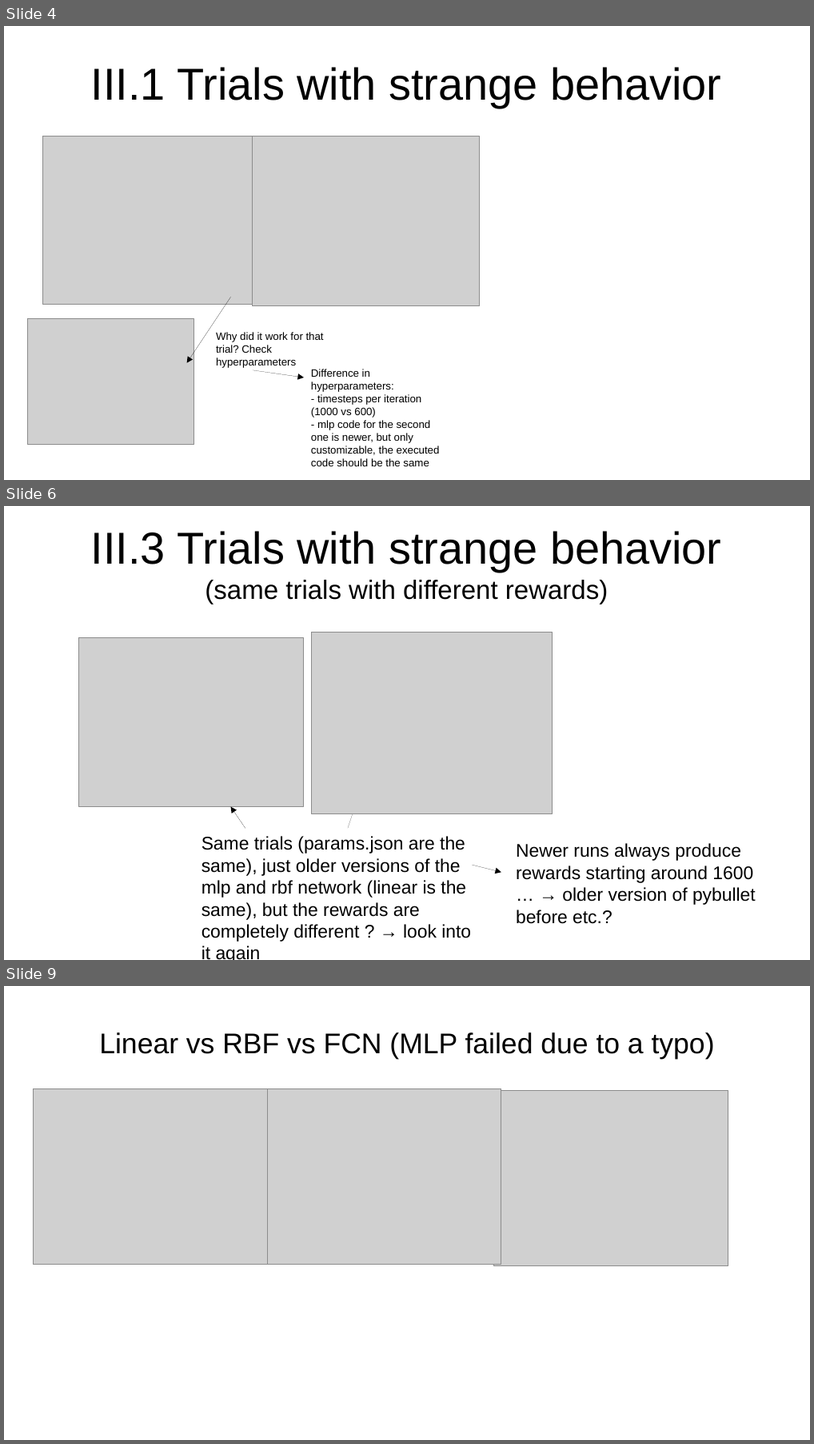
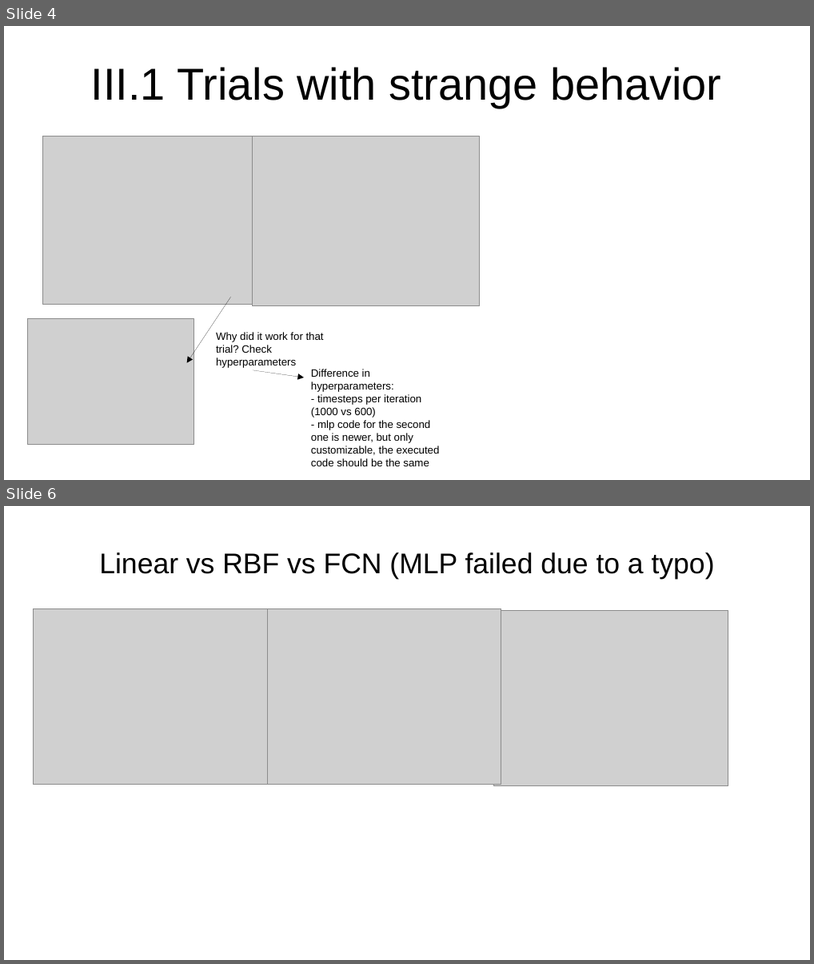
Before and after one commit to sgillen/seagul, a slide deck: seagul/rllib/rllib_with_rbf/Temporary_Results.odp. Shown one above the other, each under a label of ours: slides 4, 6 and 9 before the commit, slides 4 and 6 after it; the slides between them are not shown. The pictures are 814x1444 and 814x964 pixels, drawn with LibreOffice and Linux fonts; fonts in the diff are those of the drawing; grey boxes stand for pictures. Boxes give left, top, right and bottom in pixels: in the first picture for what was removed or moved away, otherwise in the second. Text is boxed around its words. In the diff, an @@ line names an element or a change of style, - is before the commit and + after.

Commit message:
presentation and params edited

```diff
--- a/seagul/rllib/rllib_with_rbf/Temporary_Results.odp
+++ b/seagul/rllib/rllib_with_rbf/Temporary_Results.odp
@@ slide 6 removed at <box>4,506,810,960</box>, background #FFFFFF @@
@@ title removed at <box>91,531,722,604</box> @@
-III.3 Trials with strange behavior
-(same trials with different rewards)
@@ picture removed at <box>78,638,304,807</box> @@
@@ picture removed at <box>311,632,553,813</box> @@
@@ arrow removed from (246, 828) to (231, 807) @@
@@ arrow removed from (348, 828) to (355, 806) @@
@@ text removed at <box>202,836,471,960</box> @@
-Same trials (params.json are the same), just older versions of the mlp and rbf network (linear is the same), but the rewards are completely different ? → look into it again
@@ arrow removed from (472, 864) to (502, 872) @@
@@ text removed at <box>516,843,756,924</box> @@
-Newer runs always produce rewards starting around 1600 … → older version of pybullet before etc.?
@@ what was slide 9 is now slide 6 @@
```
Also in this commit, not shown: 4 slides changed, 10 slides added, 2 other slides removed, 34 other files.
